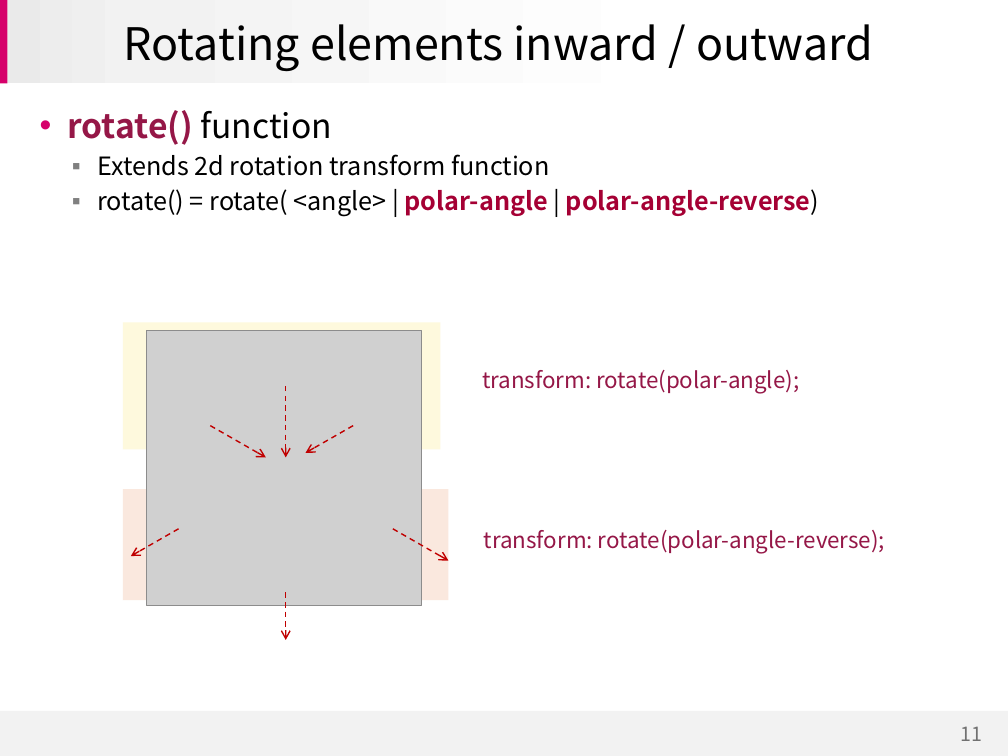
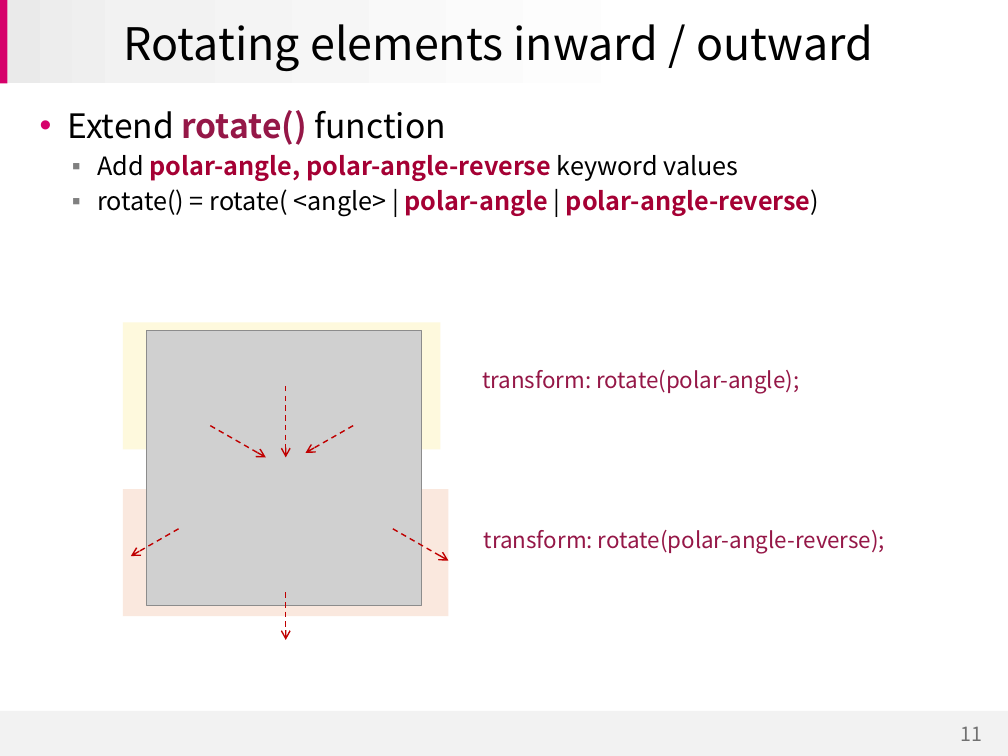
Before and after one commit to jihyerish/jhRoundDisplay, a slide deck: slide 11 of doc/CSS Round display for Dev Meetup in Sydney.pptx. Drawn at 1008x756 pixels with LibreOffice and Linux fonts; fonts in the diff are those of the drawing; grey boxes stand for pictures; background and template pictures are left out. Boxes give left, top, right and bottom in pixels: in the first picture for what was removed or moved away, otherwise in the second. Text is boxed around its words. In the diff, an @@ line names an element or a change of style, - is before the commit and + after.

```diff
--- a/doc/CSS Round display for Dev Meetup in Sydney.pptx
+++ b/doc/CSS Round display for Dev Meetup in Sydney.pptx
@@ text at (68, 110, 739, 181): text changed; text colour #000000 to #A50034; bold on @@
-  • rotate() function
-    ▪ Extends 2d rotation transform function
+  • Extend rotate() function
+    ▪ Add polar-angle, polar-angle-reverse keyword values
@@ rectangle: place and size @@
-rectangle at (123, 489, 449, 600)
+rectangle at (123, 489, 449, 616)
```
Also in this commit, not shown: 14 other slides changed, 2 other files.
